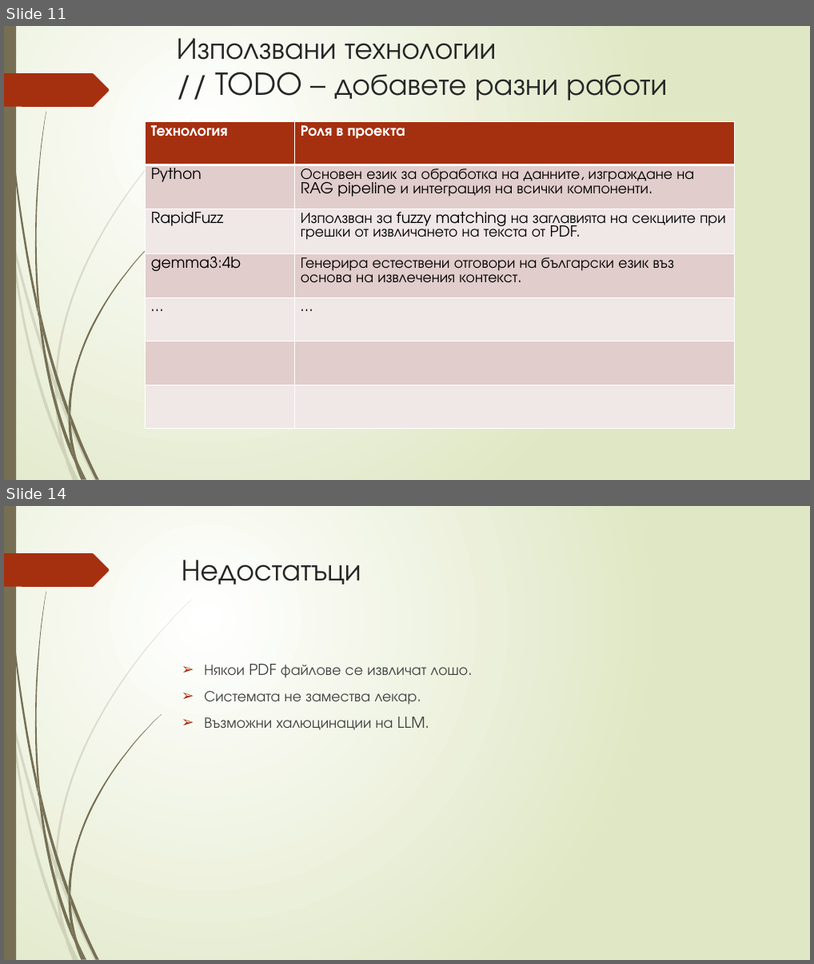
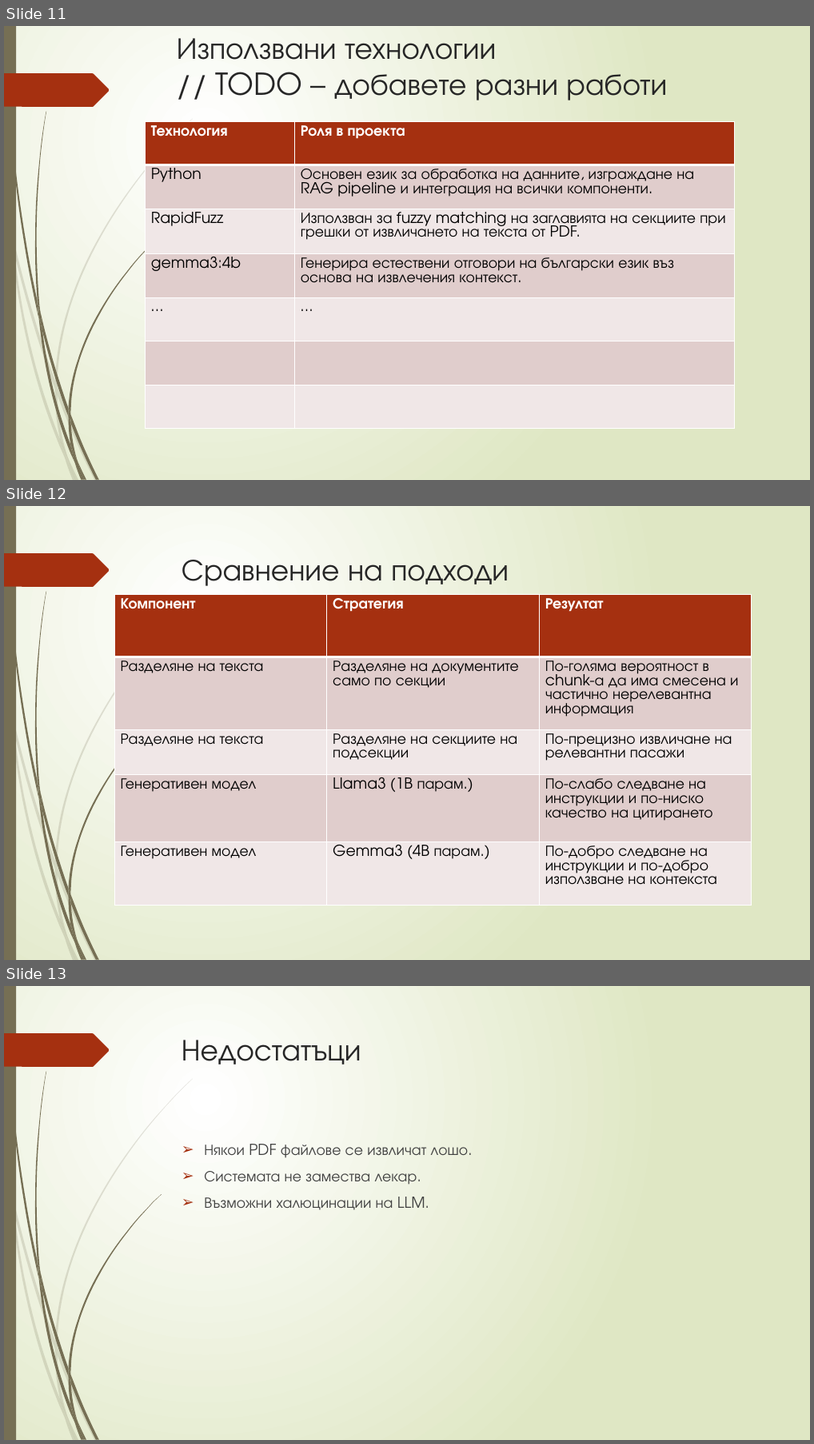
Before and after one commit to Samuil12/project_RAG, a slide deck: rag_presentation.pptx. Shown one above the other, each under a label of ours: slides 11 and 14 before the commit, slides 11, 12 and 13 after it; the slides between them are not shown. The pictures are 814x964 and 814x1444 pixels, drawn with LibreOffice and Linux fonts; fonts in the diff are those of the drawing. Boxes give left, top, right and bottom in pixels: in the first picture for what was removed or moved away, otherwise in the second. Text is boxed around its words. In the diff, an @@ line names an element or a change of style, - is before the commit and + after.

Commit message:
added "results" to presentation (slide 12)

```diff
--- a/rag_presentation.pptx
+++ b/rag_presentation.pptx
@@ slide 12 added at [4, 506, 810, 960], background gradient #FFFFFF to #DFE8C4; not listed: 24 template elements that a slide beside it also shows @@
@@ title added at [182, 560, 509, 586], 36 pt, text #262626 @@
+Сравнение на подходи
@@ table added at [114, 594, 752, 912], 5 rows, 3 columns @@
+Компонент | Стратегия | Резултат
+Разделяне на текста | Разделяне на документите само по секции | По-голяма вероятност в chunk-а да има смесена и частично нерелевантна информация
+Разделяне на текста | Разделяне на секциите на подсекции | По-прецизно извличане на релевантни пасажи
+Генеративен модел | Llama3 (1B парам.) | По-слабо следване на инструкции и по-ниско качество на цитирането
+Генеративен модел | Gemma3 (4B парам.) | По-добро следване на инструкции и по-добро използване на контекста
@@ what was slide 14 is now slide 13 @@
```
Also in this commit, not shown: 2 slides removed.
